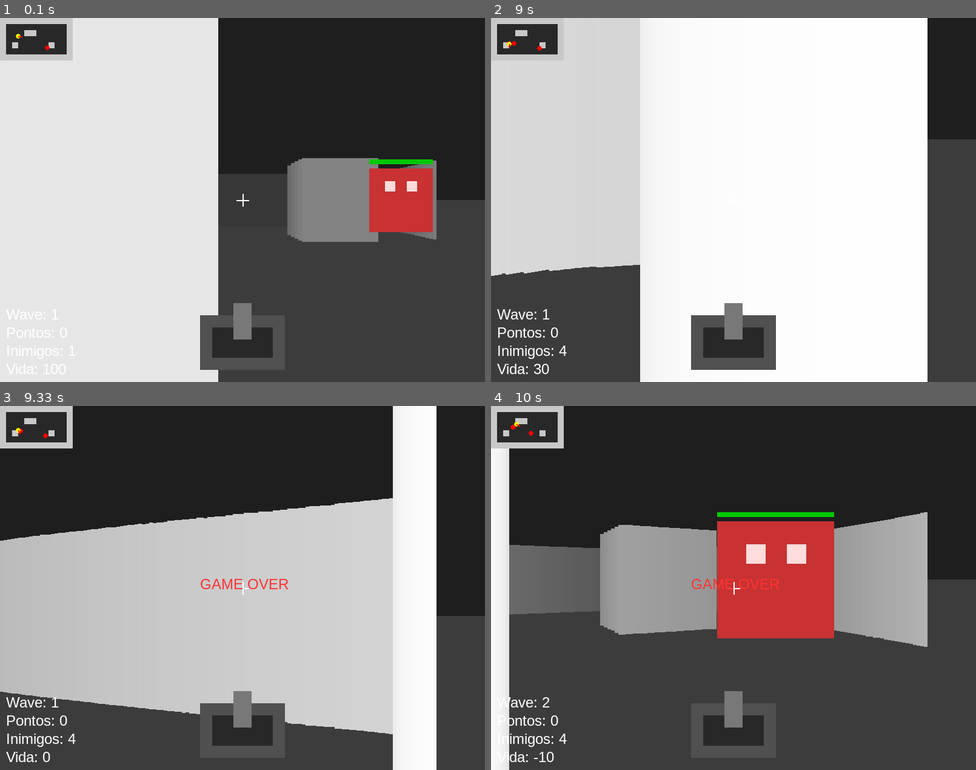
Above: before the commit, frames 1-4 (two rows, left to right).
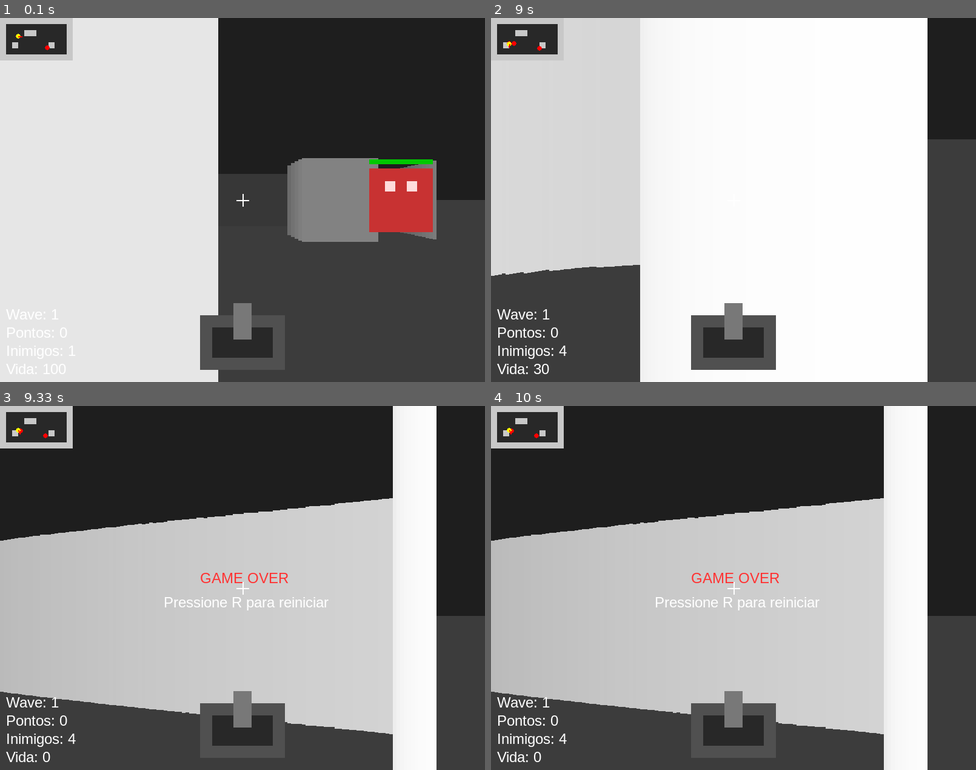
Above: after the commit, the same moments.

Repository: PDR181/mini-doom-pygame
Game: pygame game, started from main.py
The game is run twice, just before and just after one commit, with the same random seed, the same clock (stepped at 60 frames per second) and the same inputs.
Inputs (mouse positions are in pixels of both pictures, inside the frame that each line leads up to):
- Up to frame 1 (0.1 s): no input
- Up to frame 2 (9 s): hold D 0.33-0.8 s; move the mouse to (714, 214) at 0.37 s; hold W 0.83-1.13 s; move the mouse to (602, 210) at 0.87 s; hold D 1.17-1.63 s; move the mouse to (636, 68) at 1.2 s; hold A 1.67-2.2 s; move the mouse to (578, 130) at 1.7 s; hold S 2.23-2.53 s; move the mouse to (888, 76) at 2.27 s; hold A 2.57-2.97 s; move the mouse to (597, 258) at 2.6 s; hold W 3-3.37 s; move the mouse to (646, 331) at 3.03 s; hold D 3.4-4.03 s; move the mouse to (670, 141) at 3.43 s; press the mouse at (641, 112) at 4.1 s; move the mouse to (733, 218) at 4.2 s; move the mouse to (820, 320) at 4.3 s; release the mouse at (820, 320) at 4.33 s; hold S 4.4-4.77 s; click (588, 72) at 4.48 s; hold A 4.8-5.27 s; click (723, 243) at 4.88 s; hold D 5.3-5.77 s; click (685, 218) at 5.38 s; hold W 5.8-6.1 s; click (903, 68) at 5.88 s; hold D 6.13-6.6 s; click (820, 98) at 6.22 s; hold A 6.63-7.17 s; click (791, 167) at 6.72 s; hold S 7.2-7.5 s; click (709, 294) at 7.28 s; hold A 7.53-7.93 s; click (888, 130) at 7.62 s; hold W 7.97-8.33 s; click (791, 116) at 8.05 s; hold D from 8.37 s (still down); click (859, 294) at 8.45 s
- Up to frame 3 (9.33 s): release D at 9 s; hold S from 9.03 s (still down); click (242, 537) at 9.12 s
- Up to frame 4 (10 s): release S at 9.4 s; hold A 9.43-9.9 s; click (660, 668) at 9.52 s; move the mouse to (588, 598) at 9.97 s

Frames 1-2 are identical in both runs. In frame 3, 0.6% of the frame differs, in the area x 34-68%, y 45-57%; in frame 4, 54%, in the area x 0-100%, y 0-100%.

Commit message:
feat: adicionado restart do jogo ao morrer

Diff:
--- a/main.py
+++ b/main.py
@@ -397,6 +397,36 @@
             enemy["alive"] = False
             score += 100
 
+def reset_game():
+    global player_x, player_y, player_angle, player_pitch
+    global player_health, score
+    global shooting, shoot_timer
+    global enemy_speed, spawn_timer, SPAWN_INTERVAL
+    global wave, wave_timer
+    global enemies
+
+    player_x = 150
+    player_y = 150
+    player_angle = 0
+    player_pitch = 0
+
+    player_health = 100
+    score = 0
+
+    shooting = False
+    shoot_timer = 0
+
+    enemy_speed = 1.2
+    spawn_timer = 0
+    SPAWN_INTERVAL = 180
+
+    wave = 1
+    wave_timer = 0
+
+    enemies = [
+        {"x": 400, "y": 250, "health": 100, "max_health": 100, "alive": True, "cooldown": 0}
+    ]
+
 running = True
 while running:
     for event in pygame.event.get():
@@ -404,50 +434,57 @@
             running = False
 
         if event.type == pygame.MOUSEBUTTONDOWN:
-            if event.button == 1 and not shooting:
+            if event.button == 1 and not shooting and player_health > 0:
                 shooting = True
                 shoot_timer = SHOOT_DURATION
                 shoot_enemy()
 
-    mouse_dx, mouse_dy = pygame.mouse.get_rel()
-
-    player_angle += mouse_dx * mouse_sensitivity
-    player_pitch -= mouse_dy * mouse_sensitivity
-
-    player_pitch = max(-0.5, min(0.5, player_pitch))
-
-    keys = pygame.key.get_pressed()
-
-    new_x = player_x
-    new_y = player_y
-
-    if keys[pygame.K_w]:
-        new_x += math.cos(player_angle) * player_speed
-        new_y += math.sin(player_angle) * player_speed
-
-    if keys[pygame.K_s]:
-        new_x -= math.cos(player_angle) * player_speed
-        new_y -= math.sin(player_angle) * player_speed
-
-    if keys[pygame.K_a]:
-        new_x += math.cos(player_angle - math.pi / 2) * player_speed
-        new_y += math.sin(player_angle - math.pi / 2) * player_speed
-
-    if keys[pygame.K_d]:
-        new_x += math.cos(player_angle + math.pi / 2) * player_speed
-        new_y += math.sin(player_angle + math.pi / 2) * player_speed
-
-    if not wall_collision(new_x, new_y):
-        player_x = new_x
-        player_y = new_y
-
-    move_enemies()
-    update_wave()
-
-    spawn_timer += 1
-    if spawn_timer >= SPAWN_INTERVAL:
-        spawn_enemy()
-        spawn_timer = 0
+        if event.type == pygame.KEYDOWN:
+            if event.key == pygame.K_r and player_health <= 0:
+                reset_game()
+
+    if player_health > 0:
+        mouse_dx, mouse_dy = pygame.mouse.get_rel()
+
+        player_angle += mouse_dx * mouse_sensitivity
+        player_pitch -= mouse_dy * mouse_sensitivity
+
+        player_pitch = max(-0.5, min(0.5, player_pitch))
+
+        keys = pygame.key.get_pressed()
+
+        new_x = player_x
+        new_y = player_y
+
+        if keys[pygame.K_w]:
+            new_x += math.cos(player_angle) * player_speed
+            new_y += math.sin(player_angle) * player_speed
+
+        if keys[pygame.K_s]:
+            new_x -= math.cos(player_angle) * player_speed
+            new_y -= math.sin(player_angle) * player_speed
+
+        if keys[pygame.K_a]:
+            new_x += math.cos(player_angle - math.pi / 2) * player_speed
+            new_y += math.sin(player_angle - math.pi / 2) * player_speed
+
+        if keys[pygame.K_d]:
+            new_x += math.cos(player_angle + math.pi / 2) * player_speed
+            new_y += math.sin(player_angle + math.pi / 2) * player_speed
+
+        if not wall_collision(new_x, new_y):
+            player_x = new_x
+            player_y = new_y
+
+        move_enemies()
+        update_wave()
+
+        spawn_timer += 1
+        if spawn_timer >= SPAWN_INTERVAL:
+            spawn_enemy()
+            spawn_timer = 0
+    else:
+        pygame.mouse.get_rel()
 
     if shooting:
         shoot_timer -= 1
@@ -471,7 +508,10 @@
 
     if player_health <= 0:
         game_over_text = font.render("GAME OVER", True, (255, 50, 50))
-        screen.blit(game_over_text, (WIDTH // 2 - 70, HEIGHT // 2 - 20))
+        restart_text = font.render("Pressione R para reiniciar", True, (255, 255, 255))
+
+        screen.blit(game_over_text, (WIDTH // 2 - 70, HEIGHT // 2 - 30))
+        screen.blit(restart_text, (WIDTH // 2 - 130, HEIGHT // 2 + 10))
 
     pygame.display.update()
     clock.tick(60)
